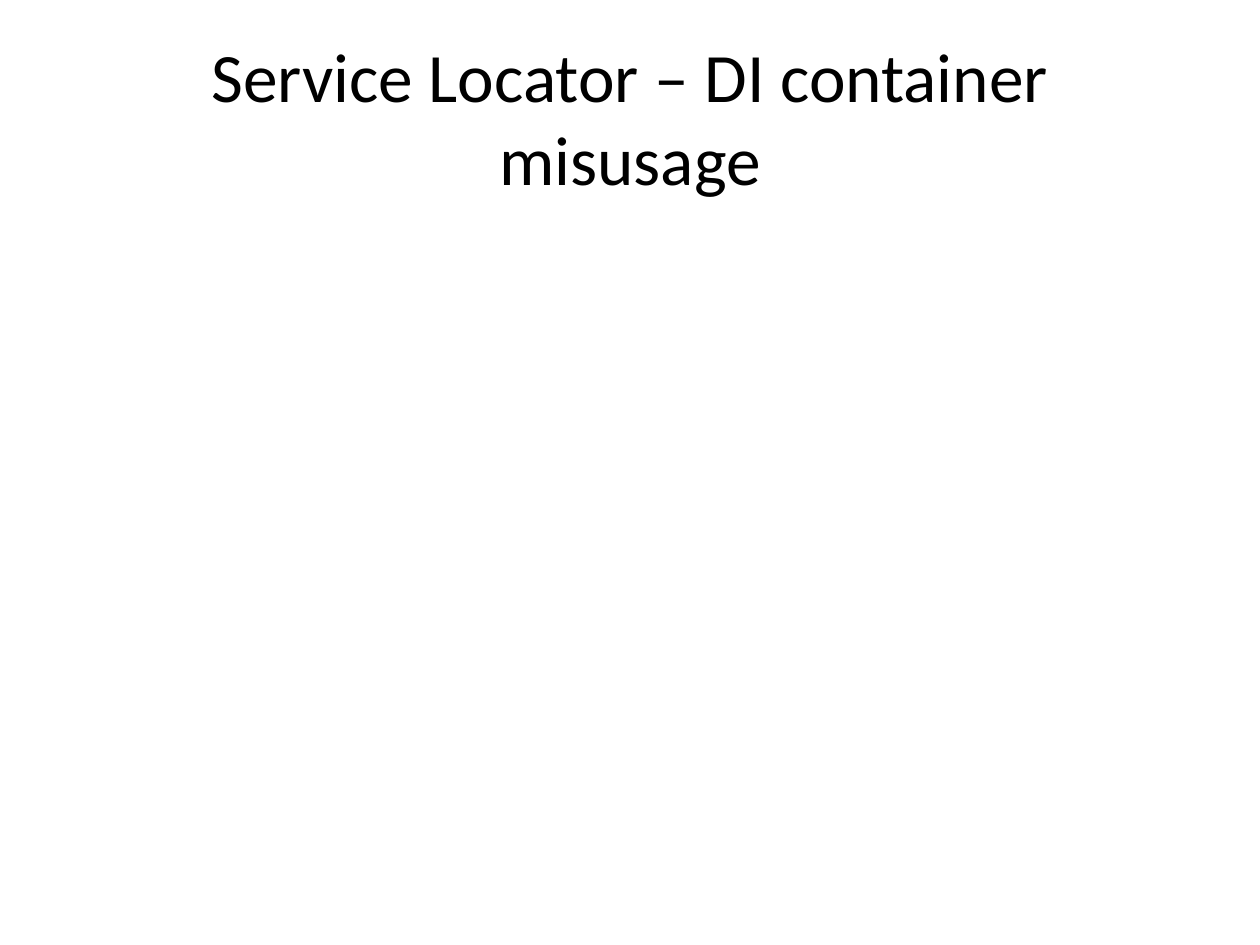
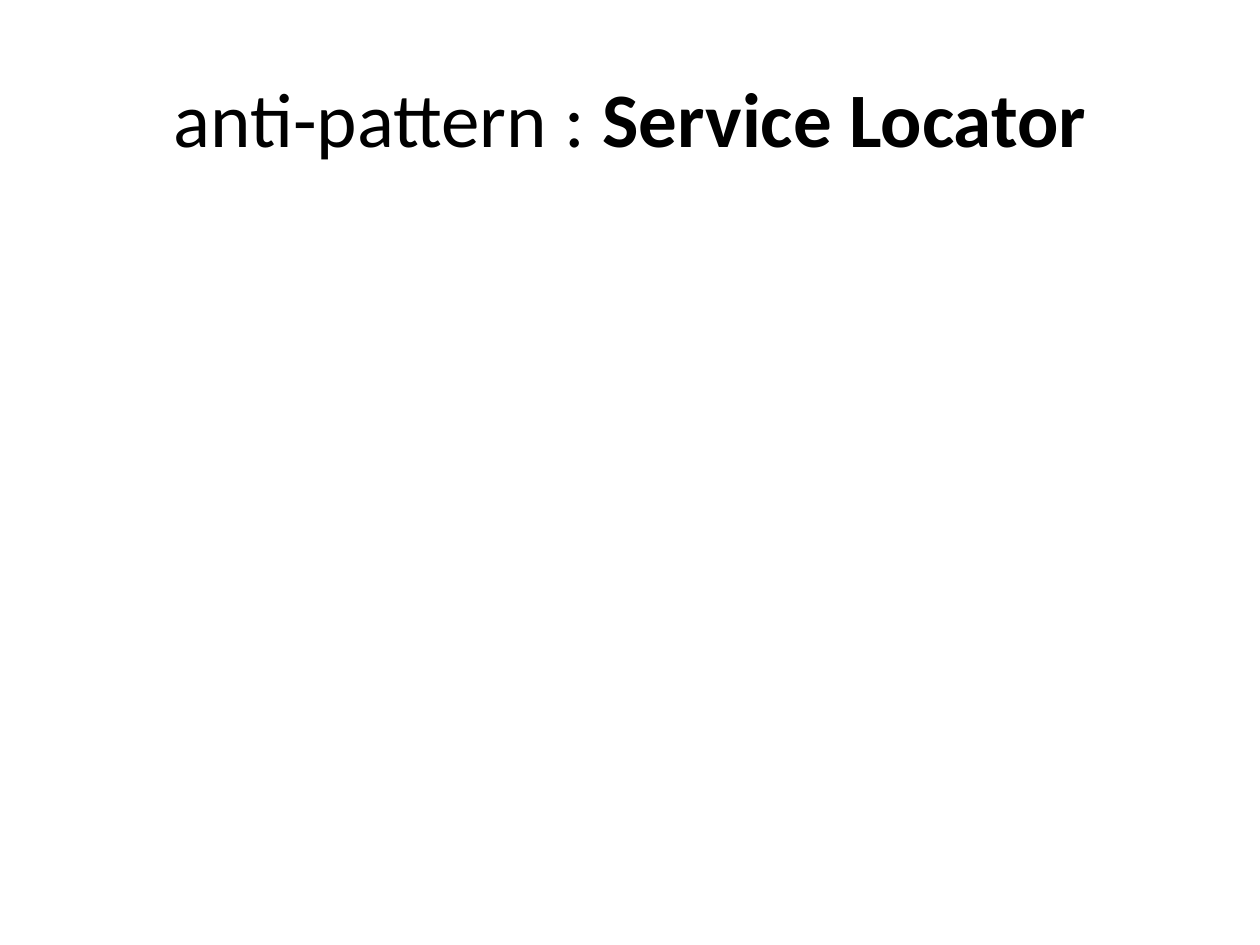
Before and after one commit to tsimbalar/DependencyInjectionTheRightWay, a slide deck: slide 46 of Dependency Injection - the right way.pptx (slide 33 before the commit). Drawn at 1260x945 pixels with LibreOffice and Linux fonts; fonts in the diff are those of the drawing. Boxes give left, top, right and bottom in pixels: in the first picture for what was removed or moved away, otherwise in the second. Text is boxed around its words. In the diff, an @@ line names an element or a change of style, - is before the commit and + after.

```diff
--- a/Dependency Injection - the right way.pptx
+++ b/Dependency Injection - the right way.pptx
@@ title at box(173, 93, 1086, 160): text changed; size 39.6 to 44 pt; bold on @@
-Service Locator – DI container misusage
+anti-pattern : Service Locator
```
Also in this commit, not shown: 3 other slides changed, 8 slides added, 1 slide removed.
